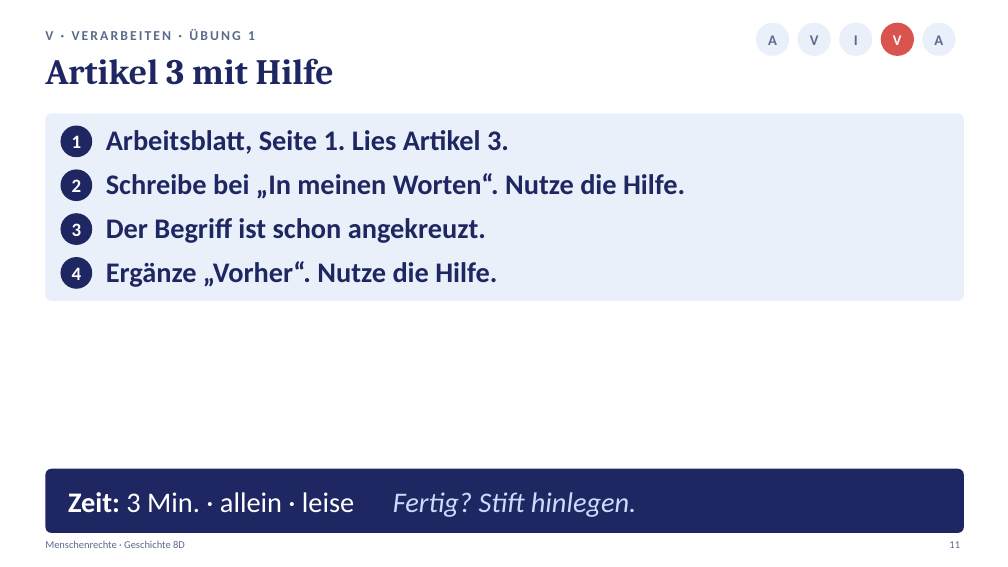
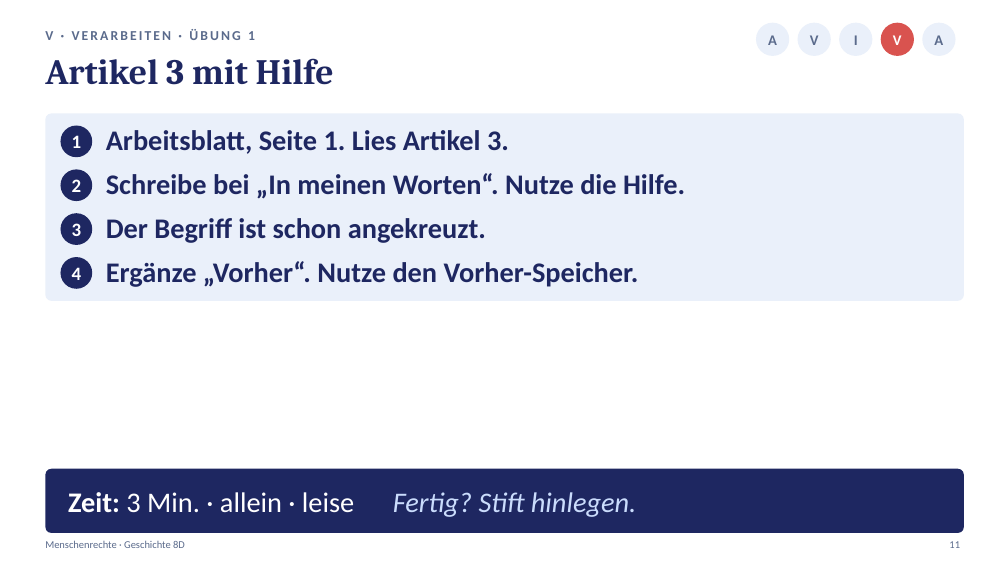
Before and after one commit to golzkonstantin-gif/Schule, a slide deck: slide 11 of Geschichte_8D/Stunde4_Menschenrechte/Praesentation_Stunde4_Menschenrechte_8D.pptx. Drawn at 1008x567 pixels with LibreOffice and Linux fonts; fonts in the diff are those of the drawing. Boxes give left, top, right and bottom in pixels: in the first picture for what was removed or moved away, otherwise in the second. Text is boxed around its words. In the diff, an @@ line names an element or a change of style, - is before the commit and + after.

```diff
--- a/Geschichte_8D/Stunde4_Menschenrechte/Praesentation_Stunde4_Menschenrechte_8D.pptx
+++ b/Geschichte_8D/Stunde4_Menschenrechte/Praesentation_Stunde4_Menschenrechte_8D.pptx
@@ text at (106,261,639,287): text changed @@
-Ergänze „Vorher“. Nutze die Hilfe.
+Ergänze „Vorher“. Nutze den Vorher-Speicher.
```
Also in this commit, not shown: 2 other slides changed, 19 other files.
